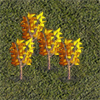
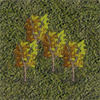
Before/after of a 100px x 100px layered artwork. What changed in the layer stack:
removed layer "Ebene 3 Kopie" over 8, 37, 36, 84
removed layer "Ebene 2 Kopie" over 56, 37, 84, 84
painted on "Ebene 2" over 12, 13, 88, 85
removed layer "Ebene 3" over 19, 11, 47, 58
hid "Hintergrund" over 8, 11, 88, 85
